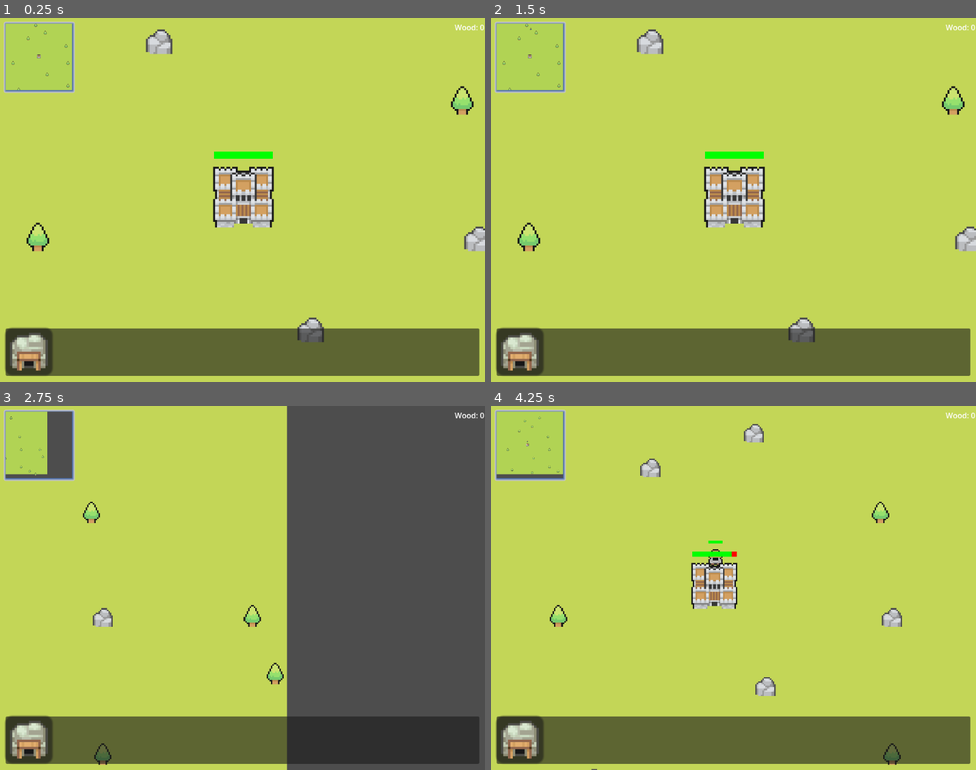
Above: before the commit, frames 1-4 (two rows, left to right).
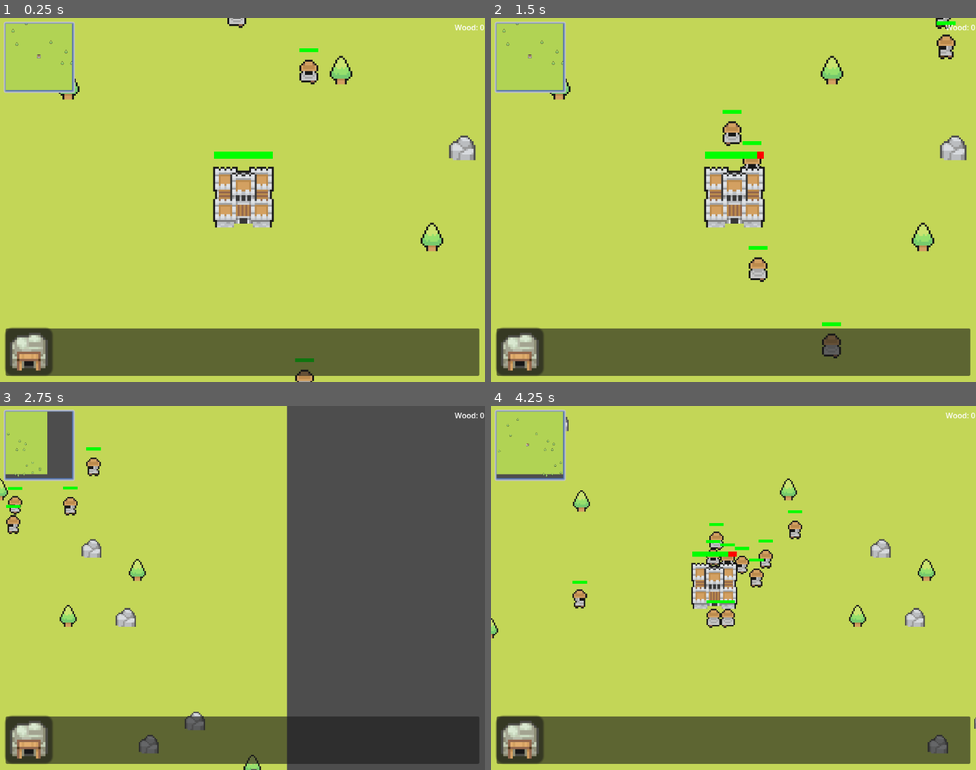
Above: after the commit, the same moments.

Repository: MSchablinger/CastleIO
Game: Godot game, scene res://world.tscn
Same seed, same stepped clock (60 frames per second), same inputs: the game is played once before the commit and once after it.
Inputs (mouse positions are in pixels of both pictures, inside the frame that each line leads up to):
- Up to frame 1 (0.25 s): no input
- Up to frame 2 (1.5 s): drag from (520, 352) to (951, 101) at 0.52 s; drag from (636, 218) to (951, 101) at 1.27 s
- Up to frame 3 (2.75 s): move the mouse to (247, 413) at 2.02 s; hold Right (ui_right) from 2.03 s (still down); tap Mouse wheel down (WheelDown) at 2.1 s; click (247, 413) at 2.17 s
- Up to frame 4 (4.25 s): release Right (ui_right) at 2.75 s; drag from (709, 660) to (592, 755) at 2.77 s; move the mouse to (879, 642) at 3.52 s; press the mouse at (879, 642) at 3.53 s; hold Left (ui_left) from 3.53 s (still down)

The runs differ from the first frame. In frame 1, 2.7% of the frame differs, in the area x 2-100%, y 0-100%; in frame 2, 3.4%; in frame 3, 2.3%; in frame 4, 3.6%, in the area x 0-100%, y 2-100%.

Commit message:
Refactor + test spawner

Diff:
--- a/navigation_region_2d.gd
+++ b/navigation_region_2d.gd
@@ -9,21 +9,11 @@
 	bake_navigation_polygon()
 
 func init_resources() -> void:
-	for pos: Vector2i in get_random_positions(10):
+	for pos: Vector2i in Utils.get_random_positions(10):
 		var tree_instance: StaticBody2D = tree.instantiate()
 		tree_instance.set_position(Game.tile_size * pos)
 		add_child(tree_instance)
-	for pos: Vector2i in get_random_positions(10):
+	for pos: Vector2i in Utils.get_random_positions(10):
 		var rock_instance: StaticBody2D = rock.instantiate()
 		rock_instance.set_position(Game.tile_size * pos)
 		add_child(rock_instance)
-
-func get_random_positions(amount: int) -> Array:
-	var positions: Array = []
-	for i: int in range(amount):
-		var x_coor: int = randi() % int(Game.grid_size.x)
-		var y_coor: int = randi() % int(Game.grid_size.y)
-		var grid_position: Vector2i = Vector2i(x_coor, y_coor)
-		if not grid_position in positions:
-			positions.append(grid_position)
-	return positions
--- a/project.godot
+++ b/project.godot
@@ -18,6 +18,7 @@
 [autoload]
 
 Game="*res://Global/Game.gd"
+Utils="*res://scripts/utils.gd"
 
 [display]
 
--- /dev/null
+++ b/scripts/utils.gd
@@ -0,0 +1,11 @@
+extends Node2D
+
+func get_random_positions(amount: int) -> Array:
+	var positions: Array = []
+	for i: int in range(amount):
+		var x_coor: int = randi() % int(Game.grid_size.x)
+		var y_coor: int = randi() % int(Game.grid_size.y)
+		var grid_position: Vector2i = Vector2i(x_coor, y_coor)
+		if not grid_position in positions:
+			positions.append(grid_position)
+	return positions
--- /dev/null
+++ b/units.gd
@@ -0,0 +1,10 @@
+extends Node2D
+
+var peasant = preload("res://unit/peasant.tscn")
+
+# Called when the node enters the scene tree for the first time.
+func _ready() -> void:
+	for pos: Vector2i in Utils.get_random_positions(10):
+		var peasant_instance = peasant.instantiate()
+		peasant_instance.set_position(Game.tile_size * pos)
+		add_child(peasant_instance)
--- a/world.tscn
+++ b/world.tscn
@@ -5,7 +5,7 @@
 [ext_resource type="Script" path="res://navigation_region_2d.gd" id="2_qsl8b"]
 [ext_resource type="Script" path="res://UI/Camera.gd" id="3_tb6tp"]
 [ext_resource type="PackedScene" uid="uid://bg2ohhatacu6c" path="res://UI/ui.tscn" id="5_v8451"]
-[ext_resource type="PackedScene" uid="uid://cevjtc14h54s7" path="res://unit/peasant.tscn" id="6_4rtpu"]
+[ext_resource type="Script" path="res://units.gd" id="6_rlm2l"]
 [ext_resource type="PackedScene" uid="uid://ds8keryh4mlvy" path="res://Houses/castle_keep.tscn" id="6_w36ft"]
 
 [sub_resource type="NavigationPolygon" id="NavigationPolygon_1fex8"]
@@ -51,9 +51,7 @@
 
 [node name="Units" type="Node2D" parent="."]
 y_sort_enabled = true
-
-[node name="Peasant" parent="Units" instance=ExtResource("6_4rtpu")]
-position = Vector2(521, 10)
+script = ExtResource("6_rlm2l")
 
 [node name="Houses" type="Node2D" parent="."]
 y_sort_enabled = true
